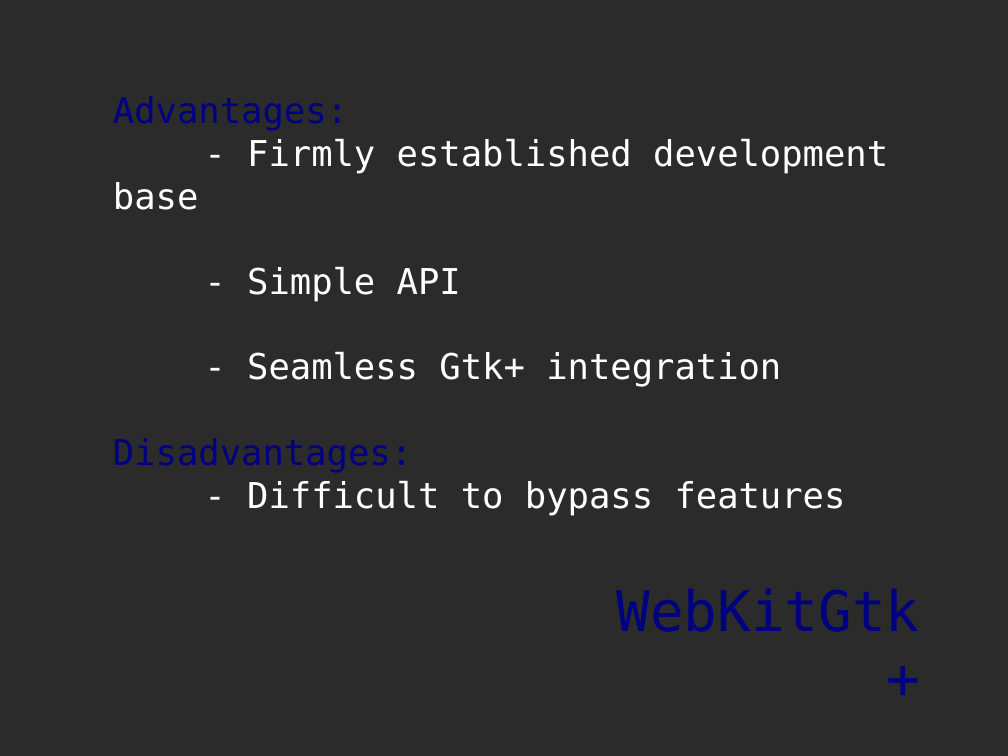
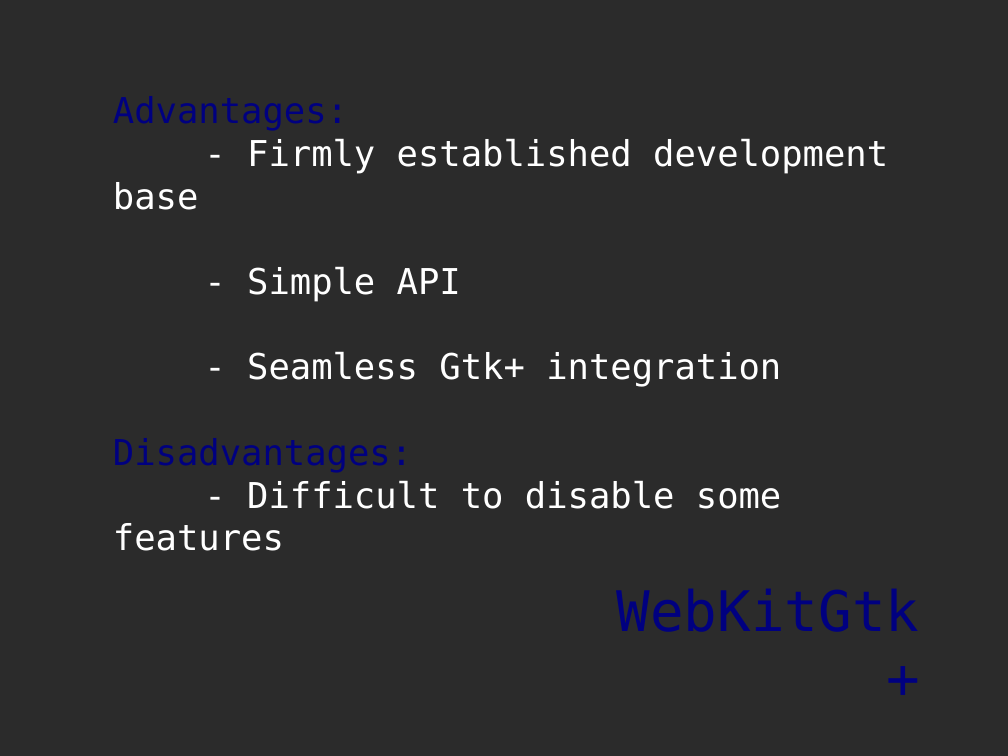
Before and after one commit to ddyngrp/bcit-courses, a slide deck: slide 7 of reports/presentation/spry_presentation.odp. Drawn at 1008x756 pixels with LibreOffice and Linux fonts; fonts in the diff are those of the drawing; background and template pictures are left out; a plain dark background stands for a picture behind light text. Boxes give left, top, right and bottom in pixels: in the first picture for what was removed or moved away, otherwise in the second. Text is boxed around its words. In the diff, an @@ line names an element or a change of style, - is before the commit and + after.

```diff
--- a/reports/presentation/spry_presentation.odp
+++ b/reports/presentation/spry_presentation.odp
@@ text at (113,480,781,551): text changed @@
-- Difficult to bypass features
+- Difficult to disable some features
```
Also in this commit, not shown: 2 other slides changed, 1 slide added.
